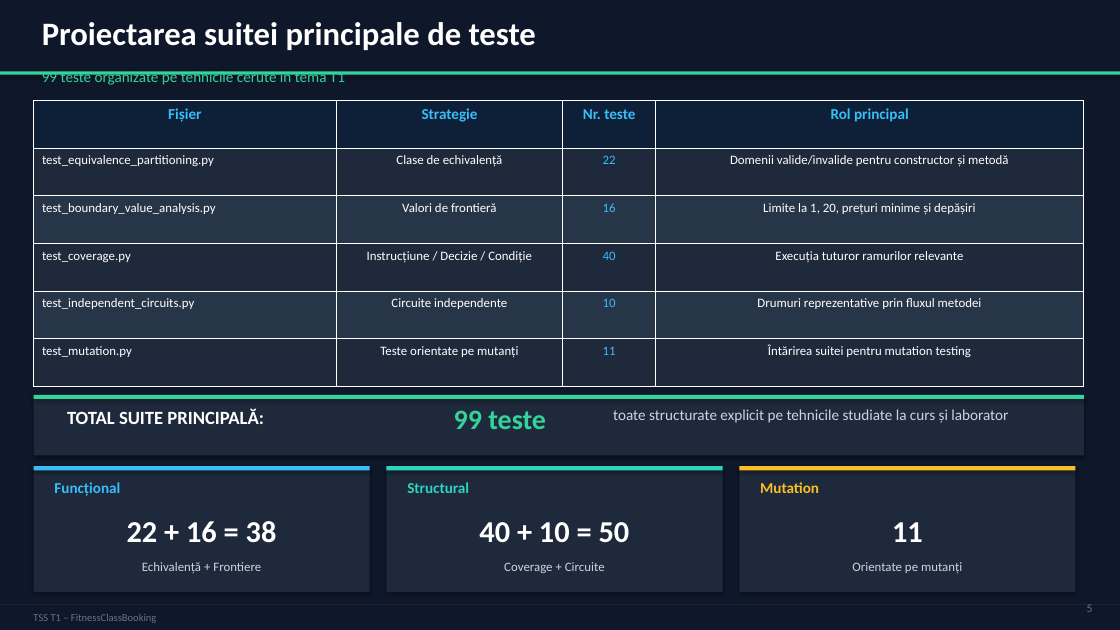
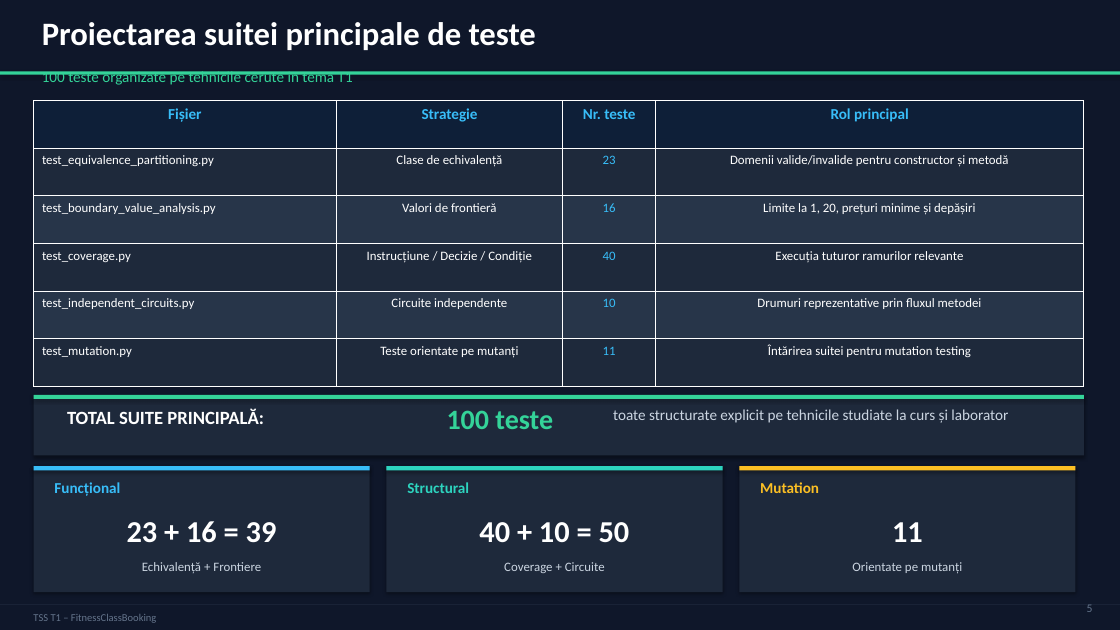
Before and after one commit to denisamihaila/TSS_Proiect, a slide deck: slide 5 of TSS_T1_FitnessClassBooking.pptx. Drawn at 1120x630 pixels with LibreOffice and Linux fonts; fonts in the diff are those of the drawing. Boxes give left, top, right and bottom in pixels: in the first picture for what was removed or moved away, otherwise in the second. Text is boxed around its words. In the diff, an @@ line names an element or a change of style, - is before the commit and + after.

```diff
--- a/TSS_T1_FitnessClassBooking.pptx
+++ b/TSS_T1_FitnessClassBooking.pptx
@@ text at (42, 71, 353, 85): text changed @@
-99 teste organizate pe tehnicile cerute în tema T1
+100 teste organizate pe tehnicile cerute în tema T1
@@ table at (34, 101, 1084, 386) @@
-row 2, column 3: 22
+row 2, column 3: 23
@@ text at (447, 410, 553, 429): text changed @@
-99 teste
+100 teste
@@ text at (127, 521, 277, 543): text changed @@
-22 + 16 = 38
+23 + 16 = 39
```
Also in this commit, not shown: 5 other slides changed, 42 other files.
